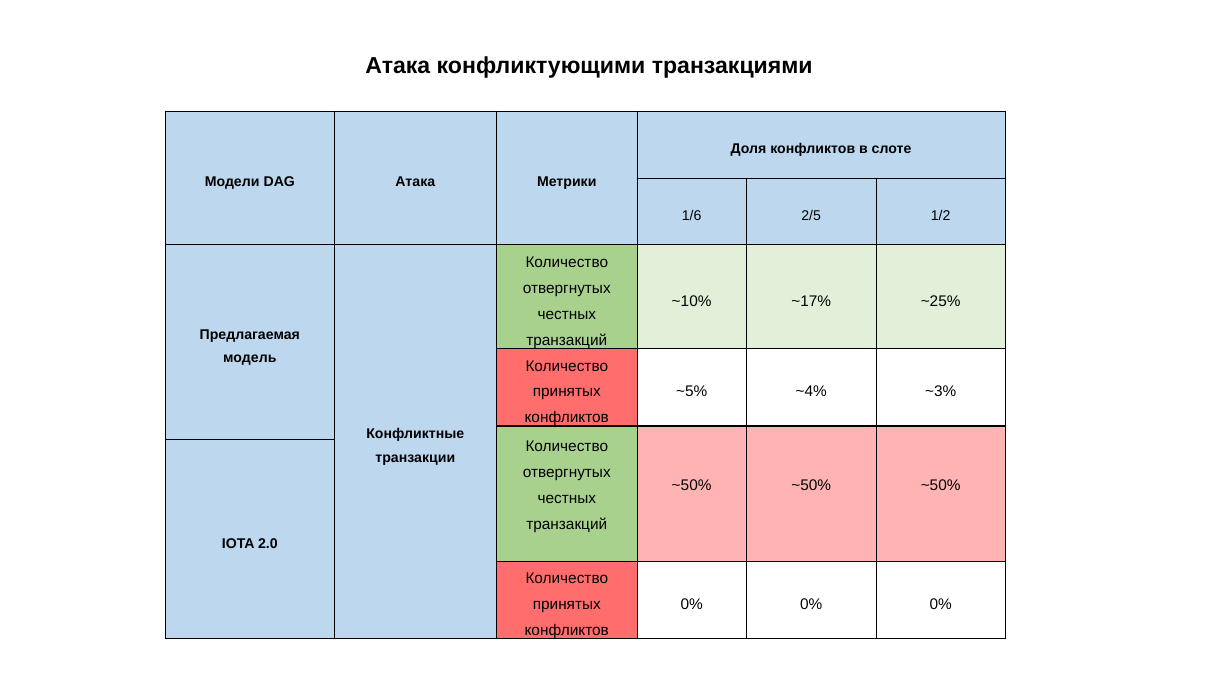
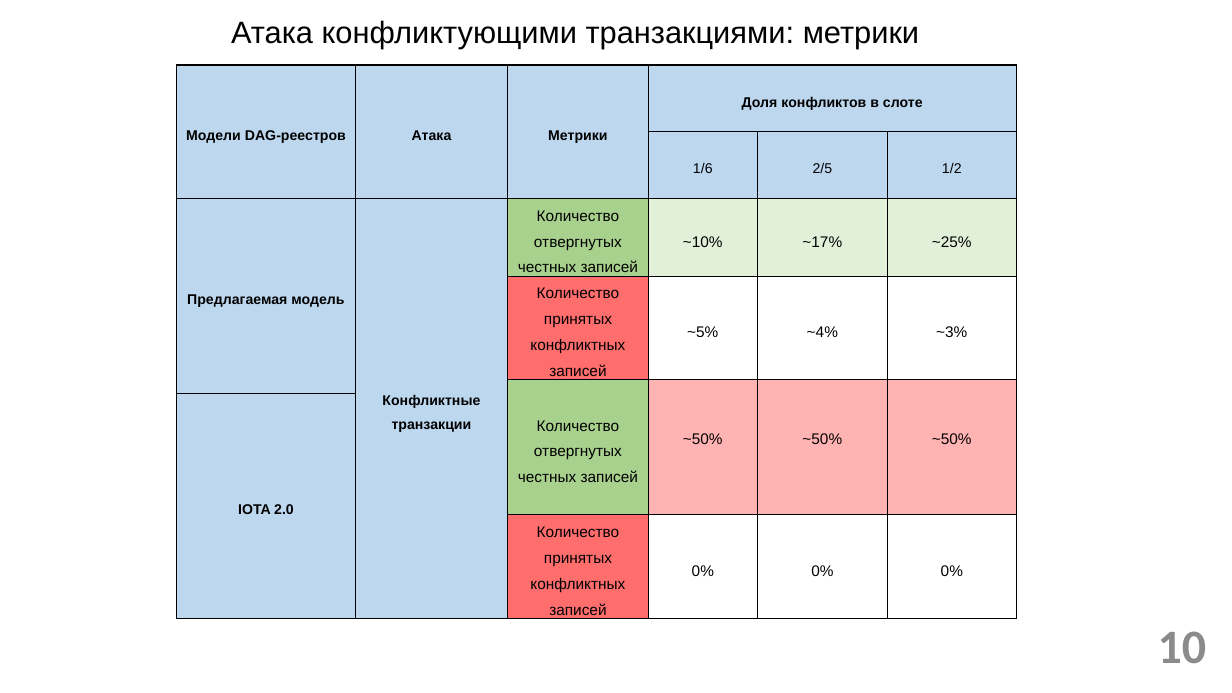
Before and after one commit to ub3r123/My_model, a slide deck: slide 10 of Презентация1.pptx (slide 7 before the commit). Drawn at 1232x693 pixels with LibreOffice and Linux fonts; fonts in the diff are those of the drawing; background and template pictures are left out. Boxes give left, top, right and bottom in pixels: in the first picture for what was removed or moved away, otherwise in the second. Text is boxed around its words. In the diff, an @@ line names an element or a change of style, - is before the commit and + after.

```diff
--- a/Презентация1.pptx
+++ b/Презентация1.pptx
@@ text at <box>231,20,919,48</box>: text changed; size 18 to 24 pt; bold off @@
-Атака конфликтующими транзакциями
+Атака конфликтующими транзакциями: метрики
@@ table at <box>177,65,1017,628</box> @@
-row 1, column 1: Модели DAG
+row 1, column 1: Модели DAG-реестров
-row 3, column 3: Количество отвергнутых честных транзакций
+row 3, column 3: Количество отвергнутых честных записей
-row 4, column 3: Количество принятых конфликтов
+row 4, column 3: Количество принятых конфликтных записей
-row 5, column 3: Количество отвергнутых честных транзакций
+row 5, column 3: Количество отвергнутых честных записей
-row 7, column 3: Количество принятых конфликтов
+row 7, column 3: Количество принятых конфликтных записей
@@ table: place and size @@
-table at <box>165,111,1006,647</box>
+table at <box>177,65,1017,628</box>
@@ page number added at <box>1158,631,1207,663</box>, 37.3 pt, text #8C8C8C, bold @@
+10
```
Also in this commit, not shown: 7 other slides changed, 7 slides added, 2 slides removed, 3 other files.
